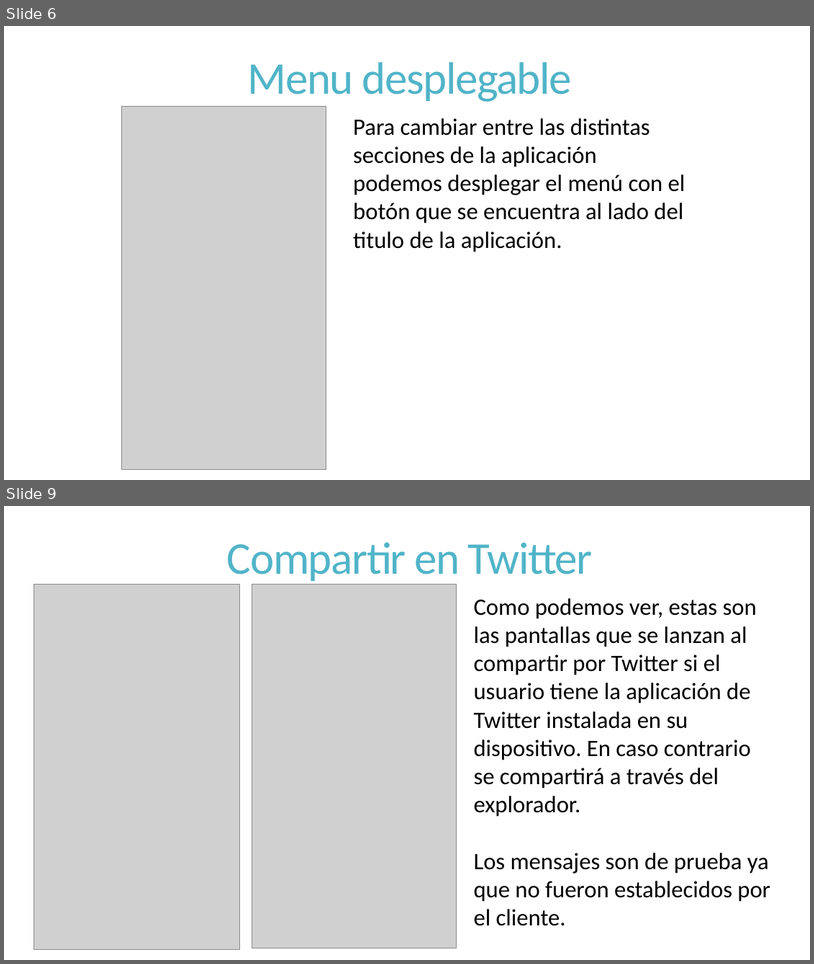
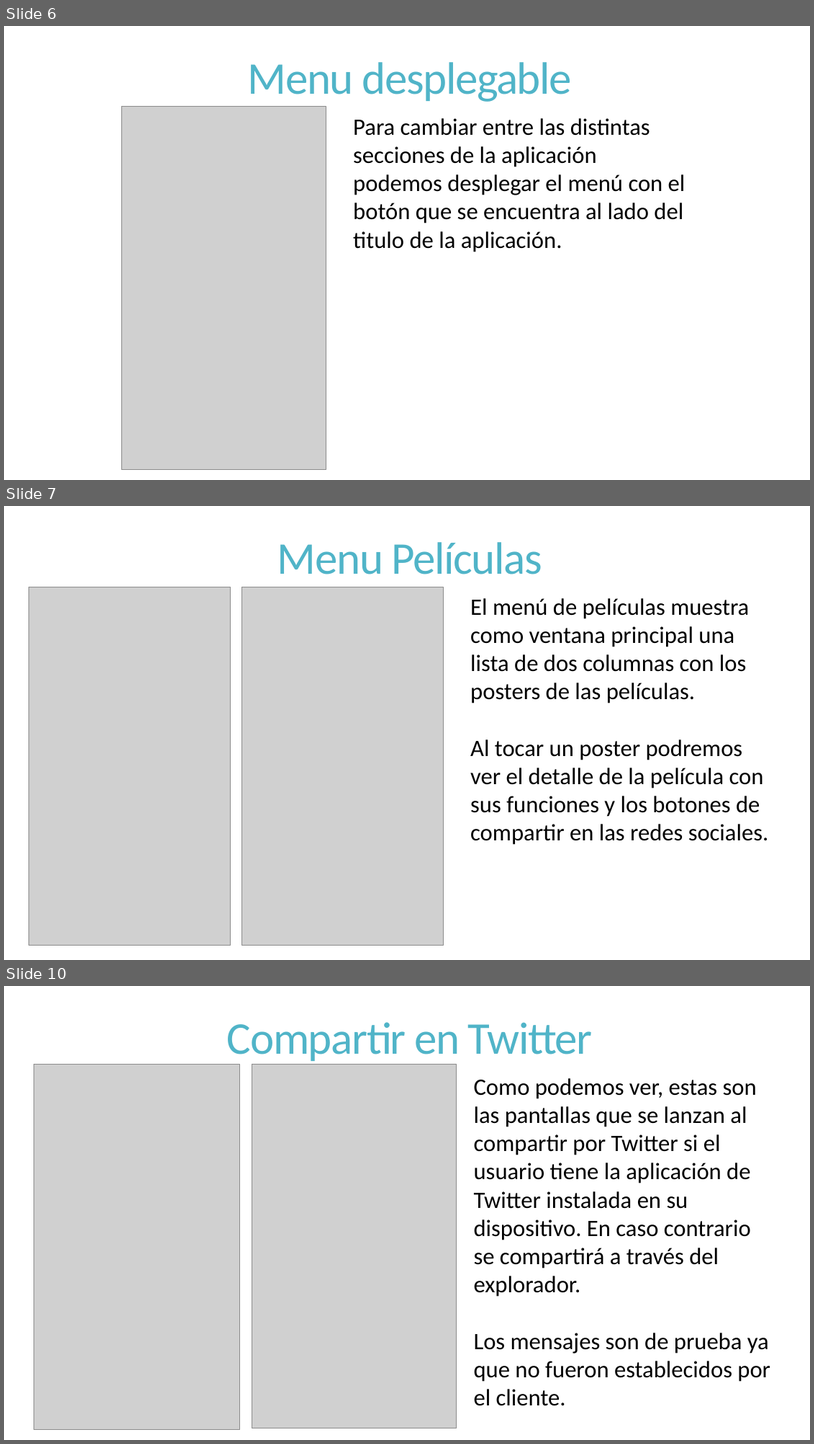
Before and after one commit to dschenkelman/a-malazan-wolvering, a slide deck: docs/Reuniones/Sprint 3/Reunion Formal 20131021/Reunion Formal.pptx. Shown one above the other, each under a label of ours: slides 6 and 9 before the commit, slides 6, 7 and 10 after it; the slides between them are not shown. The pictures are 814x964 and 814x1444 pixels, drawn with LibreOffice and Linux fonts; fonts in the diff are those of the drawing; grey boxes stand for pictures. Boxes give left, top, right and bottom in pixels: in the first picture for what was removed or moved away, otherwise in the second. Text is boxed around its words. In the diff, an @@ line names an element or a change of style, - is before the commit and + after.

```diff
--- a/docs/Reuniones/Sprint 3/Reunion Formal 20131021/Reunion Formal.pptx
+++ b/docs/Reuniones/Sprint 3/Reunion Formal 20131021/Reunion Formal.pptx
@@ slide 7 added at box(4, 506, 810, 960), background #FFFFFF @@
@@ title added at box(278, 542, 543, 574), 54 pt, text #50B4C8 @@
+Menu Películas
@@ picture added at box(28, 587, 229, 945) @@
@@ picture added at box(242, 587, 443, 945) @@
@@ text added at box(471, 598, 769, 844), 28 pt, text #000000 @@
+El menú de películas muestra como ventana principal una lista de dos columnas con los posters de las películas.
+Al tocar un poster podremos ver el detalle de la película con sus funciones y los botones de compartir en las redes sociales.
@@ what was slide 9 is now slide 10 @@
```
Also in this commit, not shown: 1 slide changed, 4 other slides added, 3 slides removed, 3 other files.
